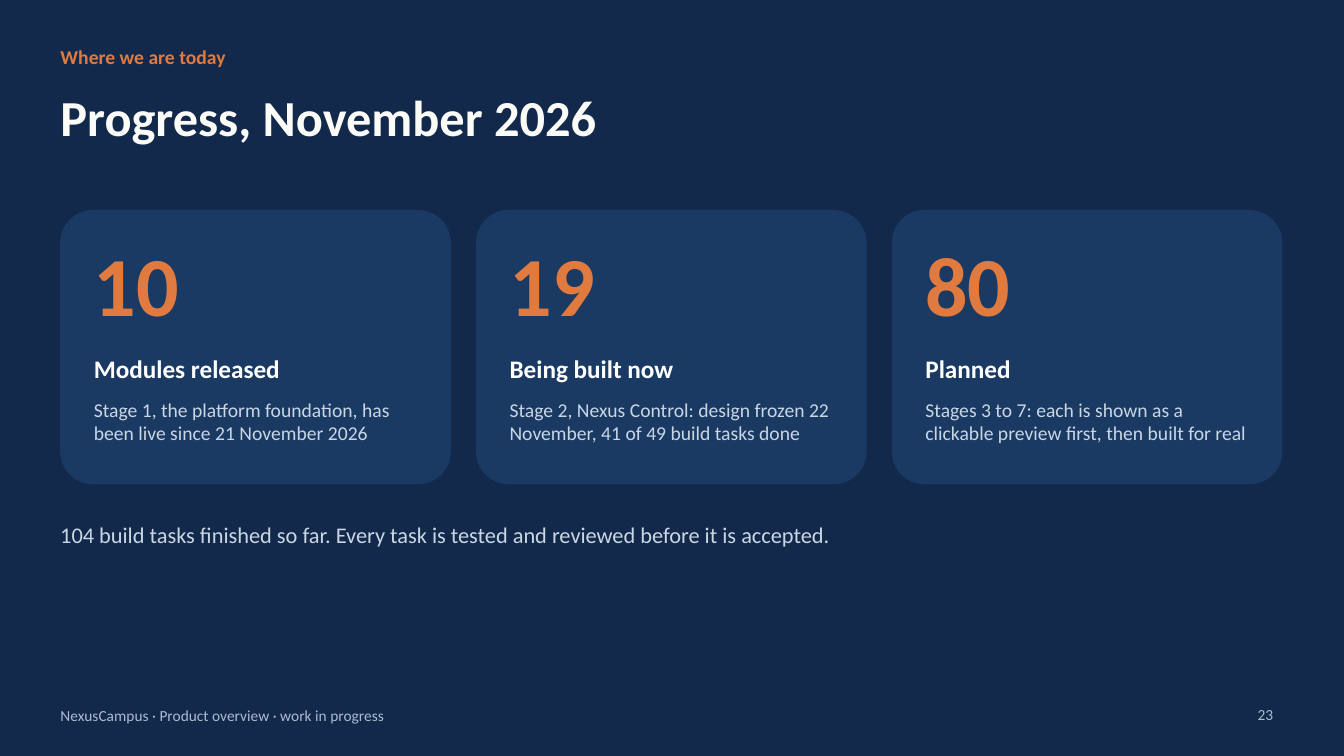
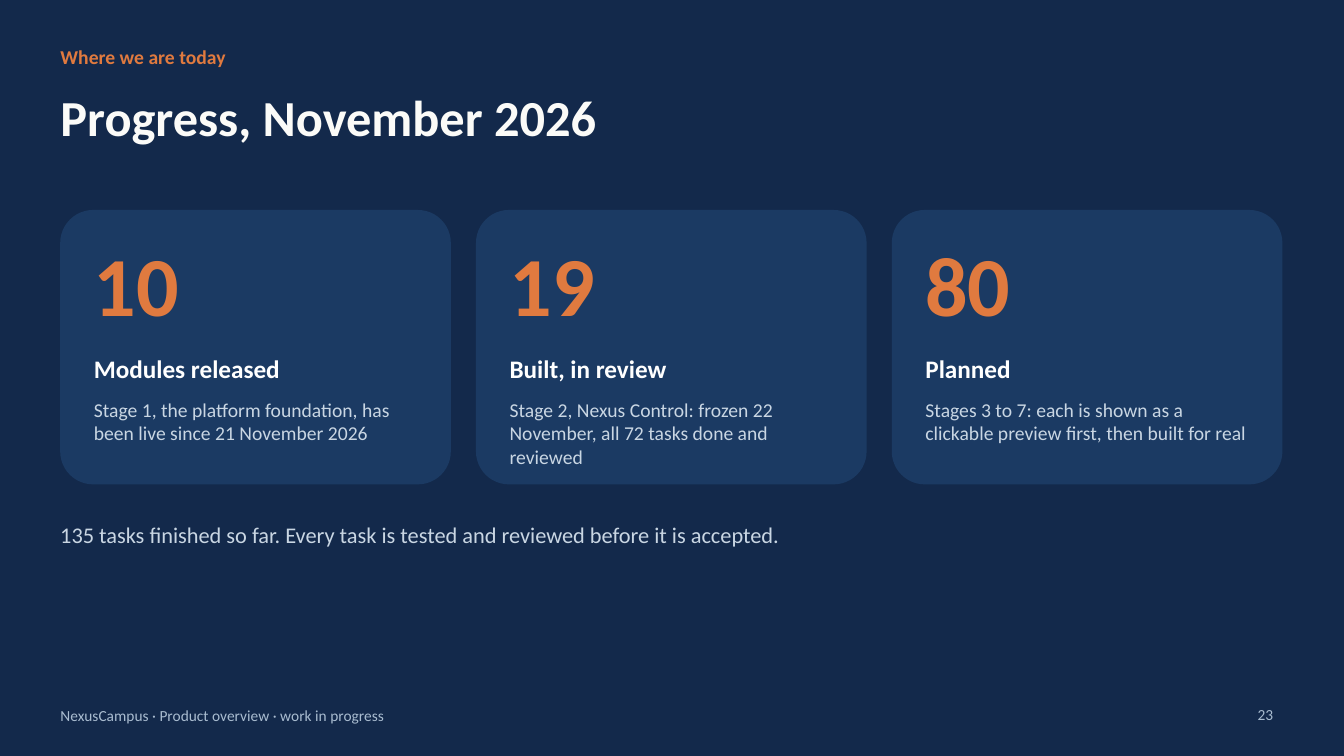
Before and after one commit to kathiravan348/NexusCampus-AI, a slide deck: slide 23 of docs/presentation/NexusCampus-Introduction.pptx. Drawn at 1344x756 pixels with LibreOffice and Linux fonts; fonts in the diff are those of the drawing. Boxes give left, top, right and bottom in pixels: in the first picture for what was removed or moved away, otherwise in the second. Text is boxed around its words. In the diff, an @@ line names an element or a change of style, - is before the commit and + after.

```diff
--- a/docs/presentation/NexusCampus-Introduction.pptx
+++ b/docs/presentation/NexusCampus-Introduction.pptx
@@ text at (x1=510, y1=360, x2=667, y2=381): text changed @@
-Being built now
+Built, in review
@@ text at (x1=510, y1=403, x2=773, y2=464): text changed @@
-Stage 2, Nexus Control: design frozen 22 November, 41 of 49 build tasks done
+Stage 2, Nexus Control: frozen 22 November, all 72 tasks done and reviewed
@@ text at (x1=60, y1=527, x2=779, y2=547): text changed @@
-104 build tasks finished so far. Every task is tested and reviewed before it is accepted.
+135 tasks finished so far. Every task is tested and reviewed before it is accepted.
```
Also in this commit, not shown: 4 other slides changed, 13 other files.
